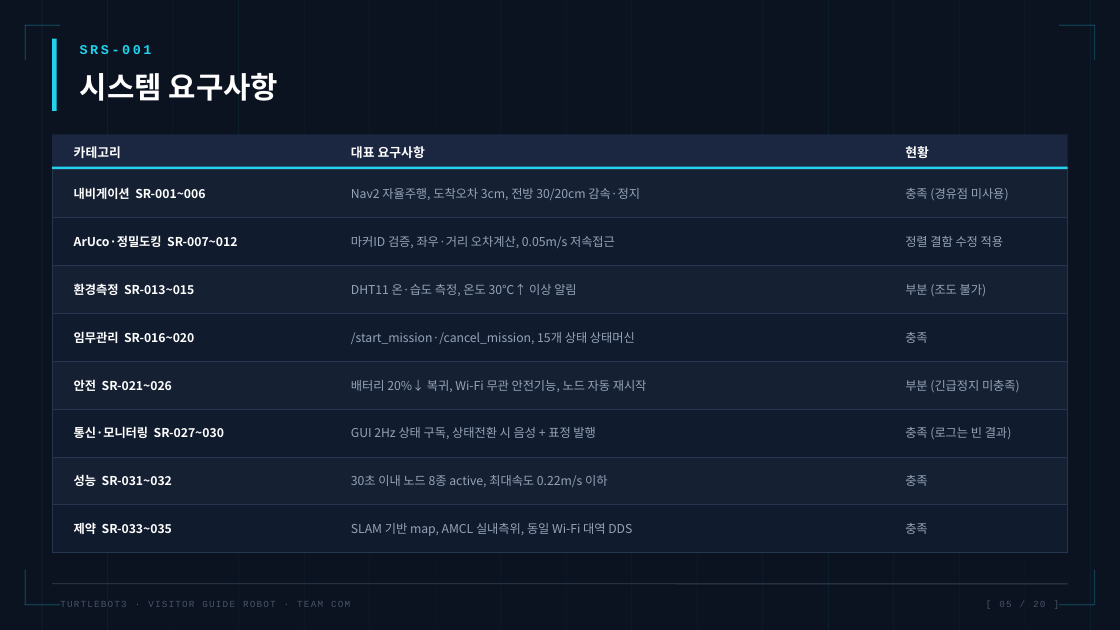
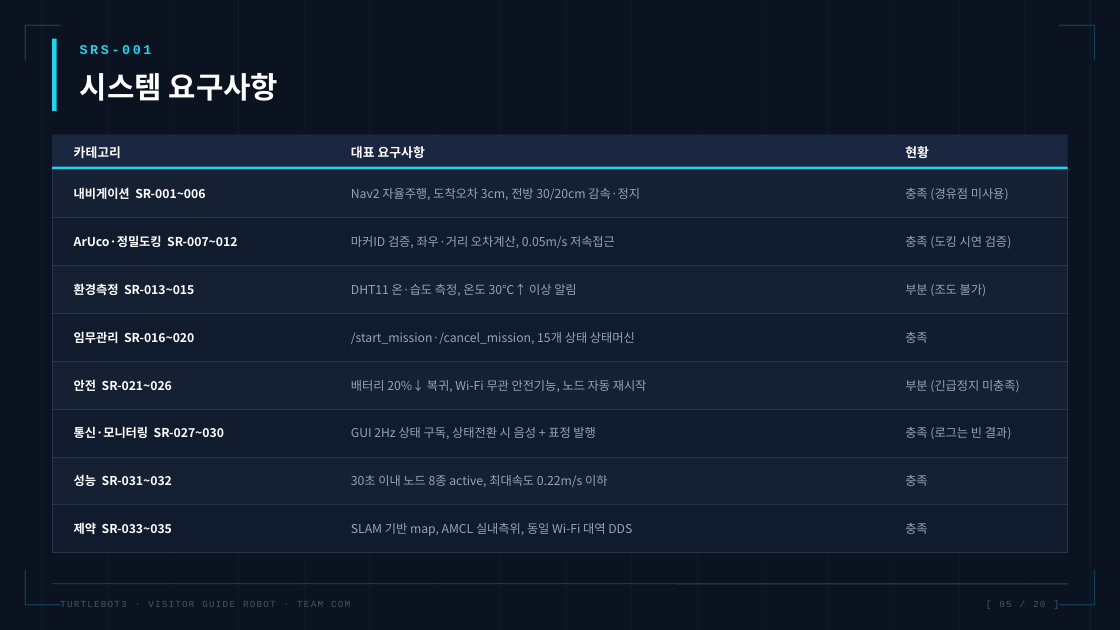
Before and after one commit to JJUNI-01-KOR/Turtlebot3-Guide-Robot, a slide deck: slide 5 of docs/presentation/COM_TurtleBot3_발표자료.pptx. Drawn at 1120x630 pixels with LibreOffice and Linux fonts; fonts in the diff are those of the drawing. Boxes give left, top, right and bottom in pixels: in the first picture for what was removed or moved away, otherwise in the second. Text is boxed around its words. In the diff, an @@ line names an element or a change of style, - is before the commit and + after.

Commit message:
docs: 8/21 졸업 시연 성공 반영 — 자율주행+정밀도킹+안전기능 검증 완료
- README 최종본 재정리(사용자 관점): 시연 결과·주요 기능·화면/실물 사진 8장 추가, 도킹 미검증 서술 제거
- 정식 문서 7종 개정(URS3.0/SRS3.0/SAD3.0/SDD3.2/DDS3.2/HMI2.8/ICD2.9): 시연 검증 완료 개정이력 추가
- 발표 PPT: 도킹/시험결과/향후를 재검증 예정→시연 검증 완료로 갱신, 기준일 8/21
- image/*.JPG EXIF 방향 baked-in(정방향 표시)

```diff
--- a/docs/presentation/COM_TurtleBot3_발표자료.pptx
+++ b/docs/presentation/COM_TurtleBot3_발표자료.pptx
@@ text at [905, 236, 1012, 248]: text changed @@
-정렬 결함 수정 적용
+충족 (도킹 시연 검증)
```
Also in this commit, not shown: 6 other slides changed, 14 other files.
